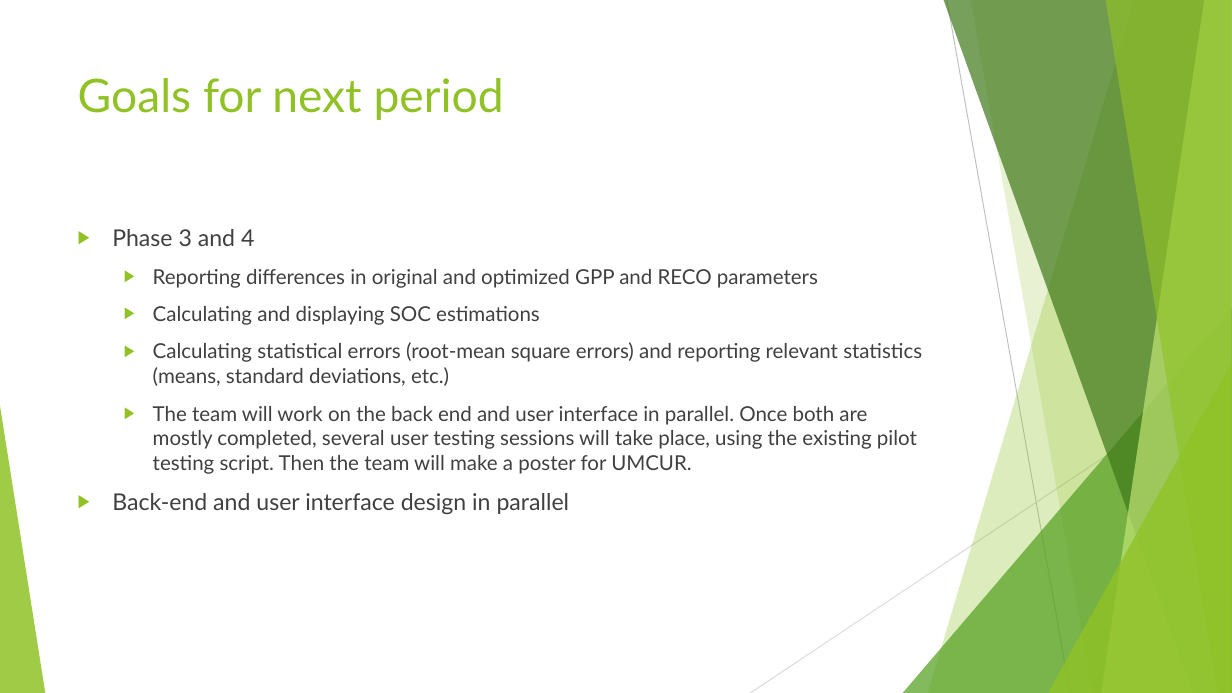
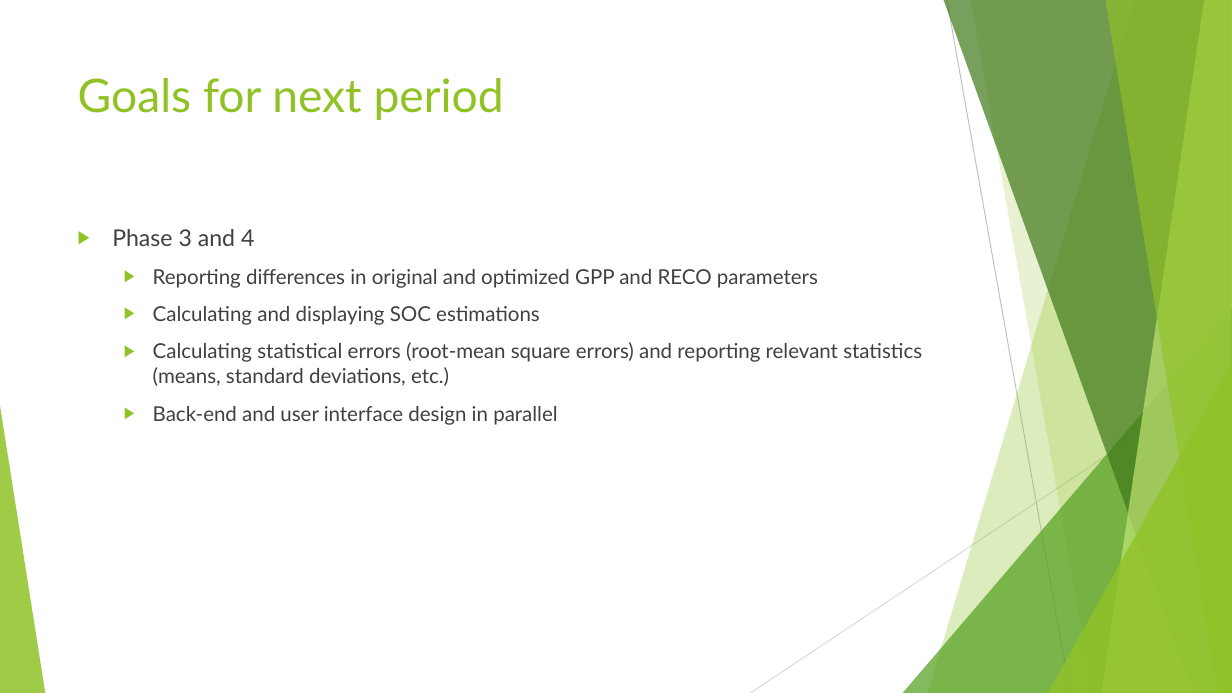
Before and after one commit to maxthibeau/senior_project, a slide deck: slide 5 of ProjectDocs/ProgressReport2.pptx. Drawn at 1232x693 pixels with LibreOffice and Linux fonts; fonts in the diff are those of the drawing. Boxes give left, top, right and bottom in pixels: in the first picture for what was removed or moved away, otherwise in the second. Text is boxed around its words. In the diff, an @@ line names an element or a change of style, - is before the commit and + after.

```diff
--- a/ProjectDocs/ProgressReport2.pptx
+++ b/ProjectDocs/ProgressReport2.pptx
@@ text at box(153, 406, 917, 474): paragraph removed @@
-  ▶ The team will work on the back end and user interface in parallel. Once both are mostly completed, several user testing sessions will take place, using the existing pilot testing script. Then the team will make a poster for UMCUR.
@@ text at box(153, 406, 557, 425): size 18 to 16 pt in "Back-end and user interface design in parallel"; list level 1 to 2 in "Back-end and user interface design ..." @@
```
Also in this commit, not shown: 1 other slide changed, 4 other files.
